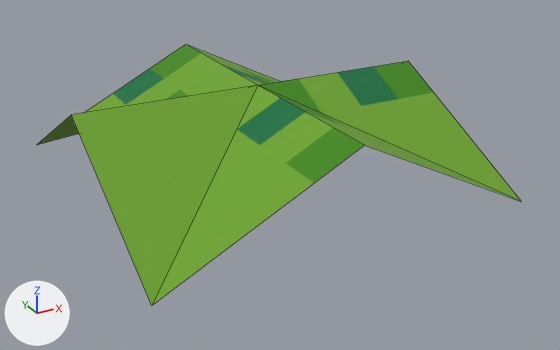
What one commit did to the glTF model addons/tile_to_gridmap/example/gridmaps/meshes/fp_grass_10.gltf.
One viewpoint serves both versions: a 50 mm camera at (-0.91, -1.778, 0.863) aimed at (0.027, -0.073, 0.01). Lighting does not change. The marker at lower left points along +X, +Y and +Z. Mesh edges are drawn as thin lines. Vertices at the same position are counted once.

Objects in the first picture: 'fp_grass_10'.
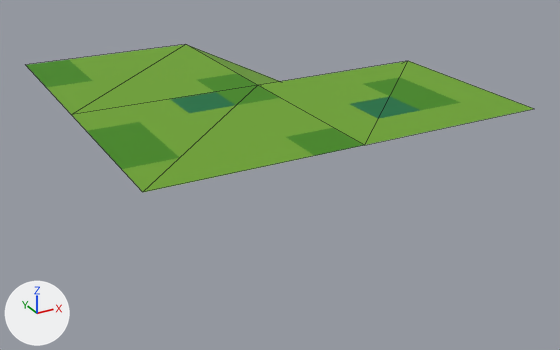
Changed parts and their boxes (x1, y1, x2, y2) in the pictures (560 x 350 px; the box of a moved part takes in the faces that stretch with it):
'fp_grass_10', reshaped (43% shorter): before (37, 45, 521, 305); after (26, 44, 534, 192)
part 1 of me_mesh_0, moved or reshaped: before (37, 45, 521, 305); after (26, 44, 534, 192)
part 2 of me_mesh_0, recoloured: (188, 45, 280, 85) in both

The change in detail:
Picture 'tiletogridterrain_0.png' (img_tiletogridterrain_0_png) is new.
Material 'tiletogridterrain_0' (mat_tiletogridterrain_0) is new.
Uses the picture img_tiletogridterrain_0_png.
me_mesh_0 has 9 vertices, 8 faces and spans x -0.5..0.5, y -0.5..0.5, z 0.0..0.25.
me_mesh_0 is used by ob_fp_grass_10; location (0.0, 0.0, 0.0).
Part 1, on me_mesh_0:
3 vertices are removed from x -0.5..0.5, y -0.5..0.5, z 0.0.
6 faces are deleted.
3 vertices are added at (0.5, -0.5, 0.25), (-0.5, -0.5, 0.25), (-0.5, 0.5, 0.25).
6 new faces join them.
me_mesh_0 part 2: 2 faces spanning x 0.0..0.5, y 0.0..0.5, z 0.0..0.25 switch from mat_forgottenplainsterrain_0 to mat_tiletogridterrain_0.
